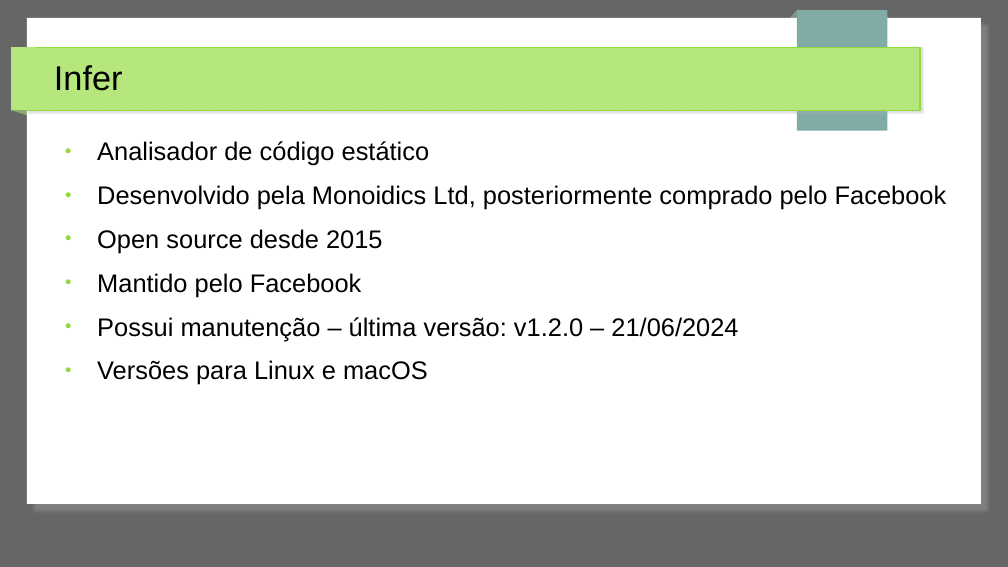
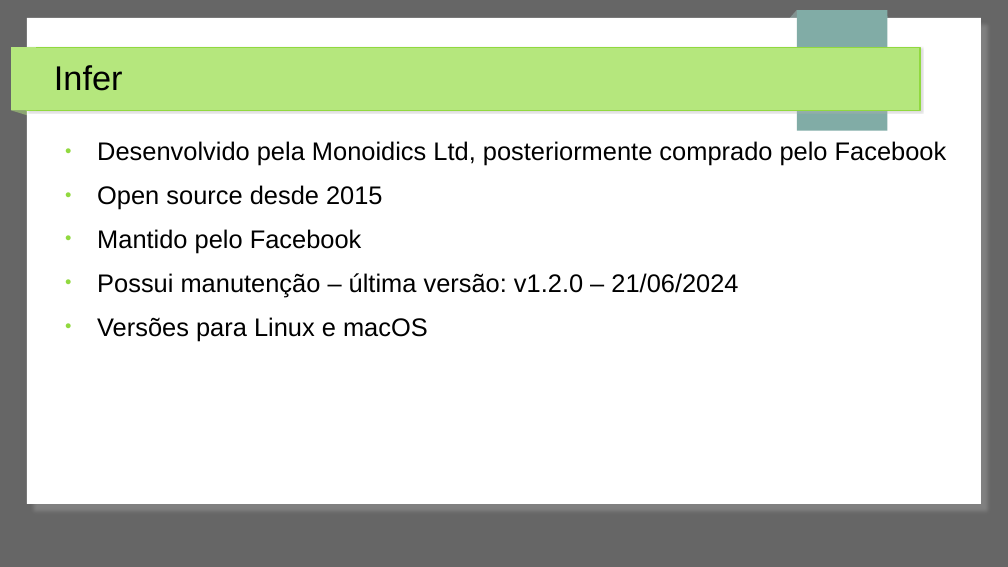
Before and after one commit to jpantonow/SB-T1-ANALISADORES, a slide deck: slide 2 of Slides.odp. Drawn at 1008x567 pixels with LibreOffice and Linux fonts; fonts in the diff are those of the drawing. Boxes give left, top, right and bottom in pixels: in the first picture for what was removed or moved away, otherwise in the second. Text is boxed around its words. In the diff, an @@ line names an element or a change of style, - is before the commit and + after.

```diff
--- a/Slides.odp
+++ b/Slides.odp
@@ text at [97, 141, 430, 165]: paragraph removed @@
-● Analisador de código estático
```
Also in this commit, not shown: 1 other slide changed.
